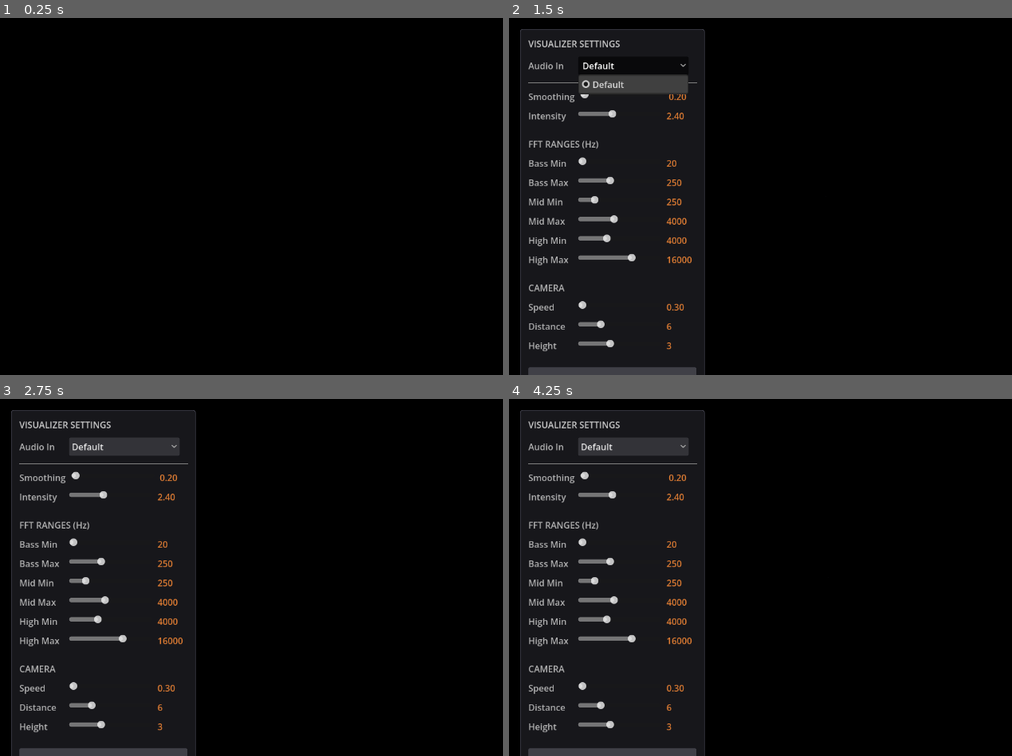
Above: before the commit, frames 1-4 (two rows, left to right).
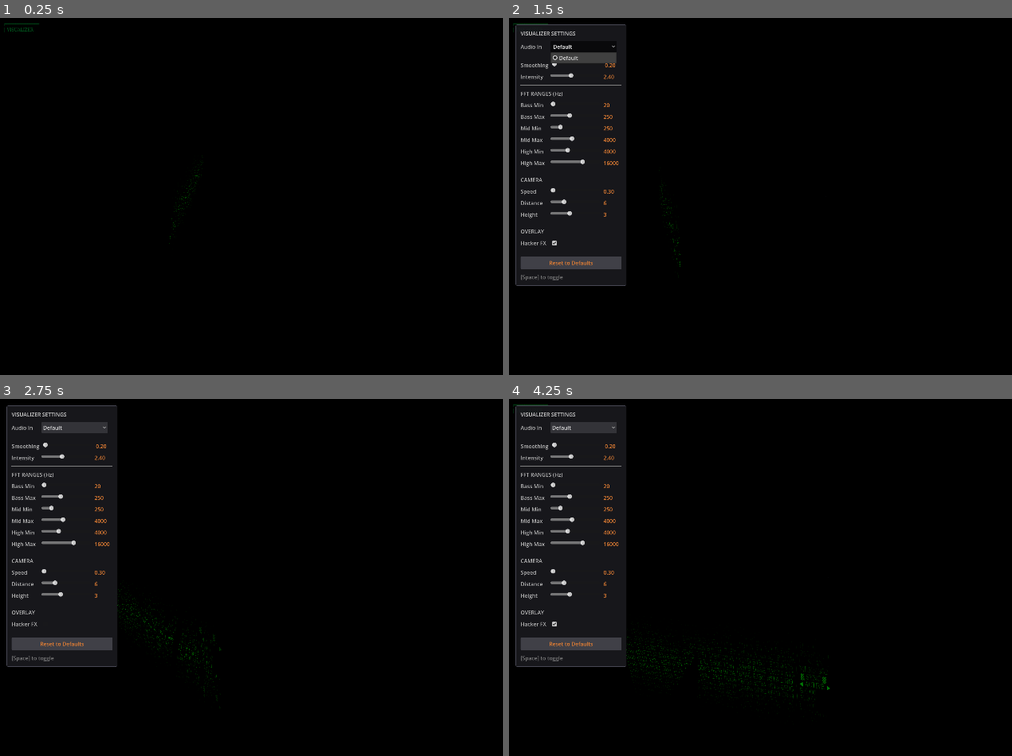
Above: after the commit, the same moments.

Repository: mralex/GodotVisualizerHacks
Game: Godot game, scene res://Main.tscn
The game is run twice, just before and just after one commit, with the same random seed, the same clock (stepped at 60 frames per second) and the same inputs.
Inputs (mouse positions are in pixels of both pictures, inside the frame that each line leads up to):
- Up to frame 1 (0.25 s): no input
- Up to frame 2 (1.5 s): tap Enter at 0.5 s; tap Space at 0.77 s; click "Default" at 1.25 s
- Up to frame 3 (2.75 s): click (45, 623) at 2.02 s
- Up to frame 4 (4.25 s): click "Default" at 2.75 s; click (554, 623) at 3.52 s

The runs differ from the first frame. In frame 1, less than 0.1% of the frame differs, in the area x 0-41%, y 1-64%; in frame 2, 25%; in frame 3, 25%; in frame 4, 26%, in the area x 0-64%, y 1-100%.

Commit message:
Add a glitchy text fx thing

Diff:
--- a/AudioVisualizer.gd
+++ b/AudioVisualizer.gd
@@ -73,6 +73,22 @@
 var canvas_layer: CanvasLayer
 var post_process_rect: ColorRect
 
+# Hacker overlay
+var hacker_layer: CanvasLayer
+var hacker_container: Control
+var glitch_rects: Array[ColorRect] = []
+var hacker_material: ShaderMaterial
+var hex_lines: Array[Label] = []
+var hex_buffer: String = ""
+var hex_offset: float = 0.0
+var hacker_enabled: bool = true
+
+# 3D hex display
+var hex_viewport: SubViewport
+var hex_plane: MeshInstance3D
+var hex_plane_material: StandardMaterial3D
+var hex_scroll_offset: float = 0.0
+
 var time: float = 0.0
 
 func _ready() -> void:
@@ -82,6 +98,7 @@
 	setup_background_shapes()
 	setup_abstract_visuals()
 	setup_post_processing()
+	setup_hacker_overlay()
 
 	# Get camera reference
 	orbit_camera = get_parent().get_node("Camera3D")
@@ -475,6 +492,345 @@
 	post_process_rect.material = post_process_material
 	canvas_layer.add_child(post_process_rect)
 
+func setup_hacker_overlay() -> void:
+	hacker_layer = CanvasLayer.new()
+	hacker_layer.layer = 15
+	add_child(hacker_layer)
+
+	hacker_container = Control.new()
+	hacker_container.set_anchors_and_offsets_preset(Control.PRESET_FULL_RECT)
+	var viewport_size = get_viewport().get_visible_rect().size
+	hacker_container.size = viewport_size
+	hacker_container.mouse_filter = Control.MOUSE_FILTER_IGNORE
+	hacker_layer.add_child(hacker_container)
+
+	print("Viewport size: ", viewport_size, " hacker_container size: ", hacker_container.size)
+
+	# Scanline overlay shader
+	var scanline_rect = ColorRect.new()
+	scanline_rect.anchors_preset = Control.PRESET_FULL_RECT
+	scanline_rect.mouse_filter = Control.MOUSE_FILTER_IGNORE
+
+	hacker_material = ShaderMaterial.new()
+	hacker_material.shader = Shader.new()
+	hacker_material.shader.code = """
+shader_type canvas_item;
+
+uniform float time = 0.0;
+uniform float glitch_intensity = 0.0;
+uniform float scanline_alpha = 0.15;
+
+void fragment() {
+	vec2 uv = UV;
+
+	// Scanlines
+	float scanline = sin(uv.y * 800.0) * 0.5 + 0.5;
+	scanline = pow(scanline, 1.5) * scanline_alpha;
+
+	// Horizontal glitch displacement
+	float glitch_line = step(0.99 - glitch_intensity * 0.1, fract(sin(floor(uv.y * 50.0 + time * 20.0) * 91.3458) * 47453.5453));
+	float displacement = (fract(sin(time * 100.0 + uv.y * 50.0) * 43758.5453) - 0.5) * glitch_intensity * glitch_line * 0.1;
+
+	// Noise
+	float noise = fract(sin(dot(uv + time * 0.1, vec2(12.9898, 78.233))) * 43758.5453);
+	noise = noise * 0.03 * glitch_intensity;
+
+	// Vignette
+	float vignette = 1.0 - length(uv - 0.5) * 0.5;
+
+	// Flicker
+	float flicker = 1.0 - fract(sin(time * 15.0) * 43758.5453) * 0.02 * glitch_intensity;
+
+	// CRT curvature hint (subtle color at edges)
+	float edge_glow = smoothstep(0.4, 0.5, abs(uv.x - 0.5)) + smoothstep(0.4, 0.5, abs(uv.y - 0.5));
+	vec3 edge_color = vec3(0.0, 0.3, 0.1) * edge_glow * 0.3;
+
+	COLOR = vec4(edge_color + vec3(0.0, noise, noise * 0.5), scanline + noise);
+}
+"""
+	scanline_rect.material = hacker_material
+	hacker_container.add_child(scanline_rect)
+
+	var screen_size = viewport_size  # Use the already-captured viewport size
+
+	# Font for hacker elements
+	var hacker_font = SystemFont.new()
+	hacker_font.font_names = PackedStringArray(["Courier New", "Consolas", "monospace"])
+
+	# Initialize hex buffer with lots of data
+	for i in range(500):
+		hex_buffer += "0123456789ABCDEF"[randi() % 16]
+
+	# Create 3D hex display using SubViewport
+	setup_3d_hex_display(hacker_font)
+
+	print("Hacker overlay setup complete. hex_lines count: ", hex_lines.size())
+
+	# Corner brackets / frame elements - top left
+	var tl1 = Label.new()
+	tl1.add_theme_font_override("font", hacker_font)
+	tl1.add_theme_font_size_override("font_size", 12)
+	tl1.add_theme_color_override("font_color", Color(0.0, 0.9, 0.3, 0.5))
+	tl1.text = "╔══════════════"
+	tl1.position = Vector2(10, 10)
+	tl1.mouse_filter = Control.MOUSE_FILTER_IGNORE
+	hacker_container.add_child(tl1)
+
+	var tl2 = Label.new()
+	tl2.add_theme_font_override("font", hacker_font)
+	tl2.add_theme_font_size_override("font_size", 12)
+	tl2.add_theme_color_override("font_color", Color(0.0, 0.9, 0.3, 0.5))
+	tl2.text = "║ VISUALIZER"
+	tl2.position = Vector2(10, 28)
+	tl2.mouse_filter = Control.MOUSE_FILTER_IGNORE
+	hacker_container.add_child(tl2)
+
+	# Top right
+	var tr1 = Label.new()
+	tr1.add_theme_font_override("font", hacker_font)
+	tr1.add_theme_font_size_override("font_size", 12)
+	tr1.add_theme_color_override("font_color", Color(0.0, 0.9, 0.3, 0.5))
+	tr1.text = "══════════════╗"
+	tr1.anchor_left = 1.0
+	tr1.anchor_right = 1.0
+	tr1.offset_left = -160
+	tr1.offset_top = 10
+	tr1.mouse_filter = Control.MOUSE_FILTER_IGNORE
+	hacker_container.add_child(tr1)
+
+	var tr2 = Label.new()
+	tr2.add_theme_font_override("font", hacker_font)
+	tr2.add_theme_font_size_override("font_size", 12)
+	tr2.add_theme_color_override("font_color", Color(0.0, 0.9, 0.3, 0.5))
+	tr2.text = "AUDIO_SYS ║"
+	tr2.anchor_left = 1.0
+	tr2.anchor_right = 1.0
+	tr2.offset_left = -110
+	tr2.offset_top = 28
+	tr2.mouse_filter = Control.MOUSE_FILTER_IGNORE
+	hacker_container.add_child(tr2)
+
+	# Bottom left
+	var bl1 = Label.new()
+	bl1.add_theme_font_override("font", hacker_font)
+	bl1.add_theme_font_size_override("font_size", 12)
+	bl1.add_theme_color_override("font_color", Color(0.0, 0.9, 0.3, 0.5))
+	bl1.text = "╚══════════════"
+	bl1.anchor_top = 1.0
+	bl1.anchor_bottom = 1.0
+	bl1.offset_left = 10
+	bl1.offset_top = -100
+	bl1.mouse_filter = Control.MOUSE_FILTER_IGNORE
+	hacker_container.add_child(bl1)
+
+	# Bottom right
+	var br1 = Label.new()
+	br1.add_theme_font_override("font", hacker_font)
+	br1.add_theme_font_size_override("font_size", 12)
+	br1.add_theme_color_override("font_color", Color(0.0, 0.9, 0.3, 0.5))
+	br1.text = "══════════════╝"
+	br1.anchor_left = 1.0
+	br1.anchor_right = 1.0
+	br1.anchor_top = 1.0
+	br1.anchor_bottom = 1.0
+	br1.offset_left = -160
+	br1.offset_top = -100
+	br1.mouse_filter = Control.MOUSE_FILTER_IGNORE
+	hacker_container.add_child(br1)
+
+	# Glitch rectangles (randomly appearing)
+	for i in range(5):
+		var glitch_rect = ColorRect.new()
+		glitch_rect.color = Color(0.0, 1.0, 0.3, 0.0)
+		glitch_rect.size = Vector2(randi_range(100, 400), randi_range(2, 6))
+		glitch_rect.position = Vector2(randf() * 1920, randf() * 1080)
+		glitch_rect.mouse_filter = Control.MOUSE_FILTER_IGNORE
+		hacker_container.add_child(glitch_rect)
+		glitch_rects.append(glitch_rect)
+
+func setup_3d_hex_display(font: Font) -> void:
+	# Create SubViewport to render hex text
+	hex_viewport = SubViewport.new()
+	hex_viewport.size = Vector2i(1024, 512)  # Taller viewport for more lines
+	hex_viewport.transparent_bg = true
+	hex_viewport.render_target_update_mode = SubViewport.UPDATE_ALWAYS
+	add_child(hex_viewport)
+
+	# Container for hex text inside viewport - no border, transparent
+	var hex_container = PanelContainer.new()
+	hex_container.set_anchors_and_offsets_preset(Control.PRESET_FULL_RECT)
+	var panel_style = StyleBoxFlat.new()
+	panel_style.bg_color = Color(0.0, 0.02, 0.0, 0.4)
+	panel_style.set_border_width_all(0)  # No border
+	panel_style.set_content_margin_all(8)
+	hex_container.add_theme_stylebox_override("panel", panel_style)
+	hex_viewport.add_child(hex_container)
+
+	var hex_vbox = VBoxContainer.new()
+	hex_vbox.add_theme_constant_override("separation", 0)
+	hex_container.add_child(hex_vbox)
+
+	# Create 18 lines of hex text
+	for row in range(18):
+		var hex_line = Label.new()
+		hex_line.add_theme_font_override("font", font)
+		hex_line.add_theme_font_size_override("font_size", 14)
+		# Gradient of greens, brighter in middle
+		var brightness = 1.0 - abs(row - 9) * 0.05
+		var hex_color = Color(0.0, brightness, brightness * 0.4, brightness * 0.9)
+		hex_line.add_theme_color_override("font_color", hex_color)
+		hex_line.text = "%04X: " % (row * 0x100) + "██ INIT ██"
+		hex_line.clip_text = true
+		hex_vbox.add_child(hex_line)
+		hex_lines.append(hex_line)
+
+	# Create 3D plane to display the viewport texture
+	hex_plane = MeshInstance3D.new()
+	var plane_mesh = PlaneMesh.new()
+	plane_mesh.size = Vector2(5, 4)  # Narrower to fit text
+	plane_mesh.orientation = PlaneMesh.FACE_Z
+	hex_plane.mesh = plane_mesh
+
+	# Material with viewport texture - more transparent
+	hex_plane_material = StandardMaterial3D.new()
+	hex_plane_material.albedo_texture = hex_viewport.get_texture()
+	hex_plane_material.albedo_color = Color(1, 1, 1, 0.6)  # More transparent
+	hex_plane_material.emission_enabled = true
+	hex_plane_material.emission = Color(0.0, 0.4, 0.15)
+	hex_plane_material.emission_energy_multiplier = 0.5
+	hex_plane_material.transparency = BaseMaterial3D.TRANSPARENCY_ALPHA
+	hex_plane_material.shading_mode = BaseMaterial3D.SHADING_MODE_UNSHADED
+	hex_plane_material.cull_mode = BaseMaterial3D.CULL_DISABLED
+	hex_plane.material_override = hex_plane_material
+
+	# Position the plane in 3D space - in front and below the visualizer
+	hex_plane.position = Vector3(0, -1.0, 3.0)
+	hex_plane.rotation_degrees = Vector3(-15, 0, 0)  # Tilt towards camera
+	add_child(hex_plane)
+
+	print("3D hex display created at ", hex_plane.position)
+
+func update_hacker_overlay(delta: float) -> void:
+	if not hacker_enabled:
+		hacker_container.visible = false
+		return
+	hacker_container.visible = true
+
+	if hex_lines.size() == 0:
+		print("WARNING: hex_lines is empty!")
+		return
+
+	# Update shader
+	hacker_material.set_shader_parameter("time", time)
+	hacker_material.set_shader_parameter("glitch_intensity", bass_energy)
+
+	# Animate glitch rectangles
+	for rect in glitch_rects:
+		if randf() < 0.02 + bass_energy * 0.1:
+			rect.color.a = randf() * 0.3 * bass_energy
+			rect.position = Vector2(randf() * 1920, randf() * 1080)
+			rect.size.x = randi_range(50, 300)
+		else:
+			rect.color.a *= 0.9
+
+	# Update hex display - continuous scrolling stream
+	var scroll_speed = 150.0 + bass_energy * 400.0 + mid_energy * 200.0
+	hex_offset += delta * scroll_speed
+
+	# Inject new random chars and shift buffer rapidly
+	while hex_offset >= 1.0:
+		hex_offset -= 1.0
+		var char_set = "0123456789ABCDEF"
+		if bass_energy > 0.4 and randf() < 0.4:
+			char_set = "████▓▓▒▒░░"
+		elif mid_energy > 0.3 and randf() < 0.3:
+			char_set = "<!@#$%^&*>{}[]|\\/"
+		elif high_energy > 0.3 and randf() < 0.2:
+			char_set = "◀▶▲▼●○■□"
+		hex_buffer = hex_buffer.substr(1) + char_set[randi() % char_set.length()]
+
+	# Vertical scroll - speed varies with audio
+	var vert_scroll_speed = 20.0 + bass_energy * 40.0 + mid_energy * 20.0
+	hex_scroll_offset += delta * vert_scroll_speed
+
+	# Build each line with scrolling vertical offset
+	var num_lines = hex_lines.size()
+	for row in range(num_lines):
+		# Virtual row shifts with scroll offset for vertical scrolling effect
+		var virtual_row = (row + int(hex_scroll_offset)) % 256
+		var line_offset = int(hex_offset * 5 + virtual_row * 37) % hex_buffer.length()
+		var display_len = 48  # Shorter lines to fit in viewport
+
+		var line_str = ""
+
+		# Address prefix - scrolls with virtual row
+		var addr_val = (virtual_row * 0x100) % 0xFFFF
+		line_str += "%04X: " % addr_val
+
+		# Hex content
+		for i in range(display_len):
+			var idx = (line_offset + i) % hex_buffer.length()
+			line_str += hex_buffer[idx]
+			if i % 4 == 3:
+				line_str += " "
+			if i % 16 == 15:
+				line_str += "│"
+
+		# Rotating status suffixes based on virtual row
+		var status_type = virtual_row % 8
+		if status_type == 0:
+			line_str += " ◀ ACTIVE ▶"
+		elif status_type == 1:
+			line_str += " B:%0.2f" % bass_energy
+		elif status_type == 2:
+			line_str += " M:%0.2f" % mid_energy
+		elif status_type == 3:
+			line_str += " H:%0.2f" % high_energy
+		elif status_type == 4:
+			line_str += " PKT:%05d" % (virtual_row * 127 % 99999)
+		elif status_type == 5:
+			line_str += " ░ SCAN ░"
+		elif status_type == 6:
+			line_str += " MEM:%04X" % ((virtual_row * 0x137) % 0xFFFF)
+		elif status_type == 7:
+			line_str += " ▓ SYNC ▓"
+
+		hex_lines[row].text = line_str
+
+		# Glitch individual lines on bass hits
+		if bass_energy > 0.6 and randf() < 0.06:
+			var glitch_chars = "█▓▒░╔╗╚╝║═◄►"
+			var glitch_line = ""
+			for i in range(120):
+				glitch_line += glitch_chars[randi() % glitch_chars.length()]
+			hex_lines[row].text = glitch_line
+			hex_lines[row].add_theme_color_override("font_color", Color(1.0, 1.0, 1.0, 0.9))
+		else:
+			# Fade color back to gradient based on row position
+			var brightness = 1.0 - abs(row - num_lines / 2.0) * (0.08 / (num_lines / 12.0))
+			var target_color = Color(0.0, brightness, brightness * 0.4, brightness * 0.85)
+			var current = hex_lines[row].get_theme_color("font_color")
+			hex_lines[row].add_theme_color_override("font_color", current.lerp(target_color, delta * 6.0))
+
+	# Animate 3D hex plane with more dynamic movement
+	if hex_plane:
+		# Floating motion - multiple sine waves for organic feel
+		hex_plane.position.x = sin(time * 0.4) * 0.4 + cos(time * 0.7) * 0.2 + mid_energy * 0.3
+		hex_plane.position.y = -1.0 + sin(time * 0.5) * 0.2 + cos(time * 0.3) * 0.15 + bass_energy * 0.3
+		hex_plane.position.z = 3.0 + sin(time * 0.6) * 0.3 + high_energy * 0.2
+
+		# More dramatic tilting based on audio
+		hex_plane.rotation_degrees.x = -15 + sin(time * 0.35) * 6 + mid_energy * 10
+		hex_plane.rotation_degrees.y = sin(time * 0.25) * 5 + cos(time * 0.45) * 4
+		hex_plane.rotation_degrees.z = sin(time * 0.55) * 4 + bass_energy * 8
+
+		# Emission glow pulses with bass
+		if hex_plane_material:
+			hex_plane_material.emission_energy_multiplier = 0.3 + bass_energy * 2.5 + high_energy * 0.8
+			# Vary transparency slightly with audio
+			var alpha = 0.45 + bass_energy * 0.25
+			hex_plane_material.albedo_color = Color(1, 1, 1, alpha)
+
 func setup_gui() -> void:
 	gui_layer = CanvasLayer.new()
 	gui_layer.layer = 20
@@ -592,6 +948,34 @@
 	# Separator
 	var sep3 = HSeparator.new()
 	vbox.add_child(sep3)
+
+	# Overlay label
+	var overlay_label = Label.new()
+	overlay_label.text = "OVERLAY"
+	overlay_label.add_theme_color_override("font_color", Color(0.7, 0.7, 0.7))
+	vbox.add_child(overlay_label)
+
+	# Hacker overlay toggle
+	var hacker_hbox = HBoxContainer.new()
+	hacker_hbox.add_theme_constant_override("separation", 10)
+
+	var hacker_label = Label.new()
+	hacker_label.text = "Hacker FX"
+	hacker_label.custom_minimum_size.x = 80
+	hacker_label.add_theme_color_override("font_color", Color(0.7, 0.7, 0.7))
+	hacker_hbox.add_child(hacker_label)
+
+	var hacker_check = CheckBox.new()
+	hacker_check.button_pressed = hacker_enabled
+	hacker_check.add_theme_color_override("font_color", Color(0.9, 0.5, 0.2))
+	hacker_check.toggled.connect(func(toggled): hacker_enabled = toggled)
+	hacker_hbox.add_child(hacker_check)
+
+	vbox.add_child(hacker_hbox)
+
+	# Separator
+	var sep4 = HSeparator.new()
+	vbox.add_child(sep4)
 
 	# Reset button
 	var reset_btn = Button.new()
@@ -697,6 +1081,7 @@
 	time += delta
 	analyze_spectrum()
 	update_abstract_visuals(delta)
+	update_hacker_overlay(delta)
 	update_shader_params()
 
 func analyze_spectrum() -> void:
--- a/project.godot
+++ b/project.godot
@@ -20,6 +20,11 @@
 buses/default_bus_layout="uid://bct4lbrs4jp0u"
 driver/enable_input=true
 
+[display]
+
+window/size/viewport_width=1920
+window/size/viewport_height=1080
+
 [physics]
 
 3d/physics_engine="Jolt Physics"
